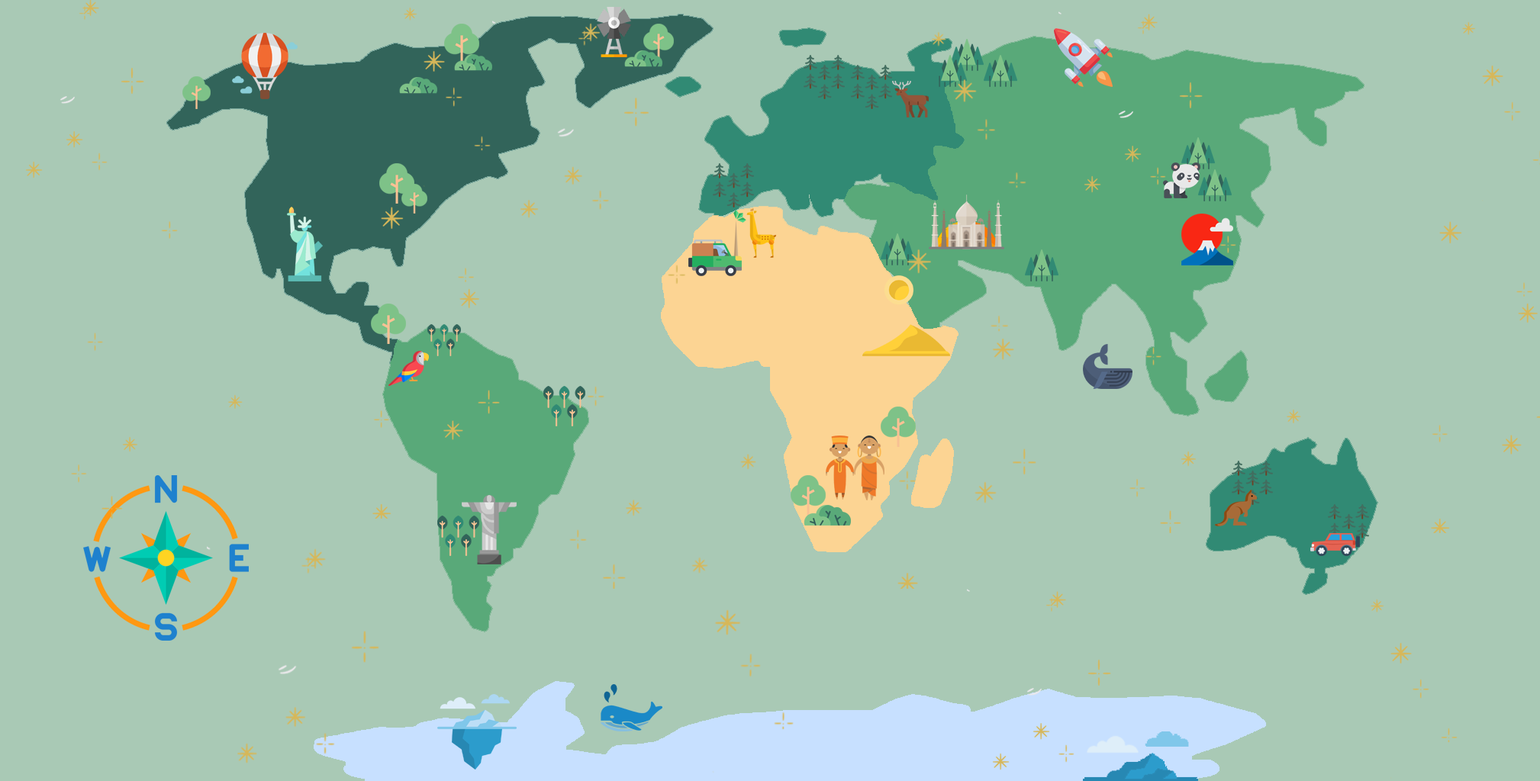
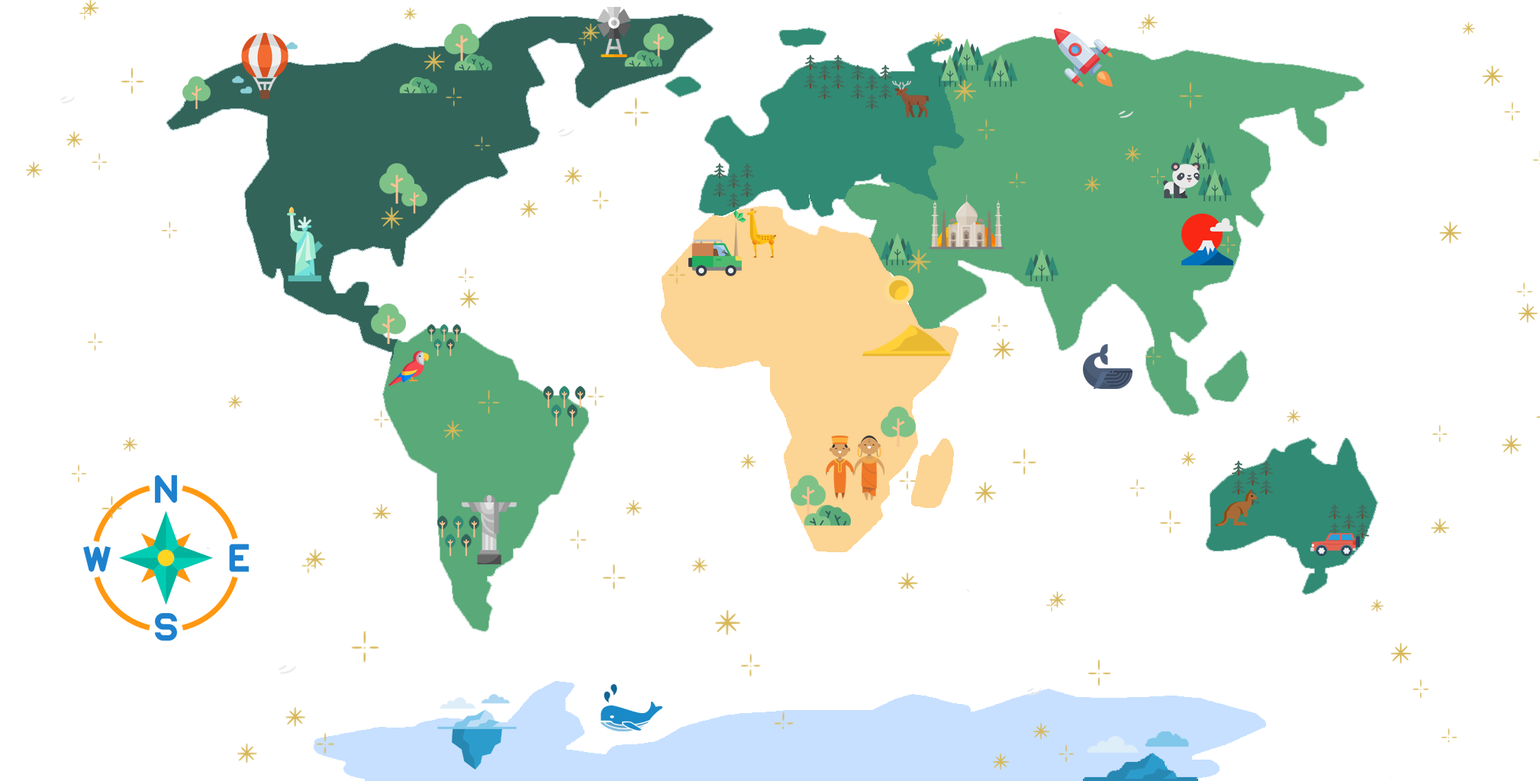
Two versions of the same layered image (1540 x 781). Layer-by-layer changes:
hid "Layer 6" over [left=0, top=0, right=1540, bottom=781]
